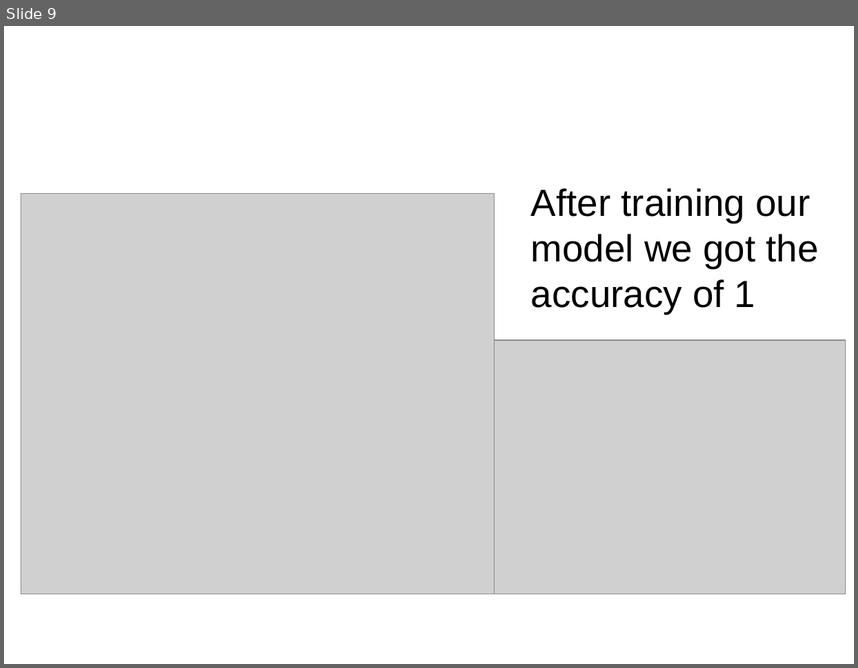
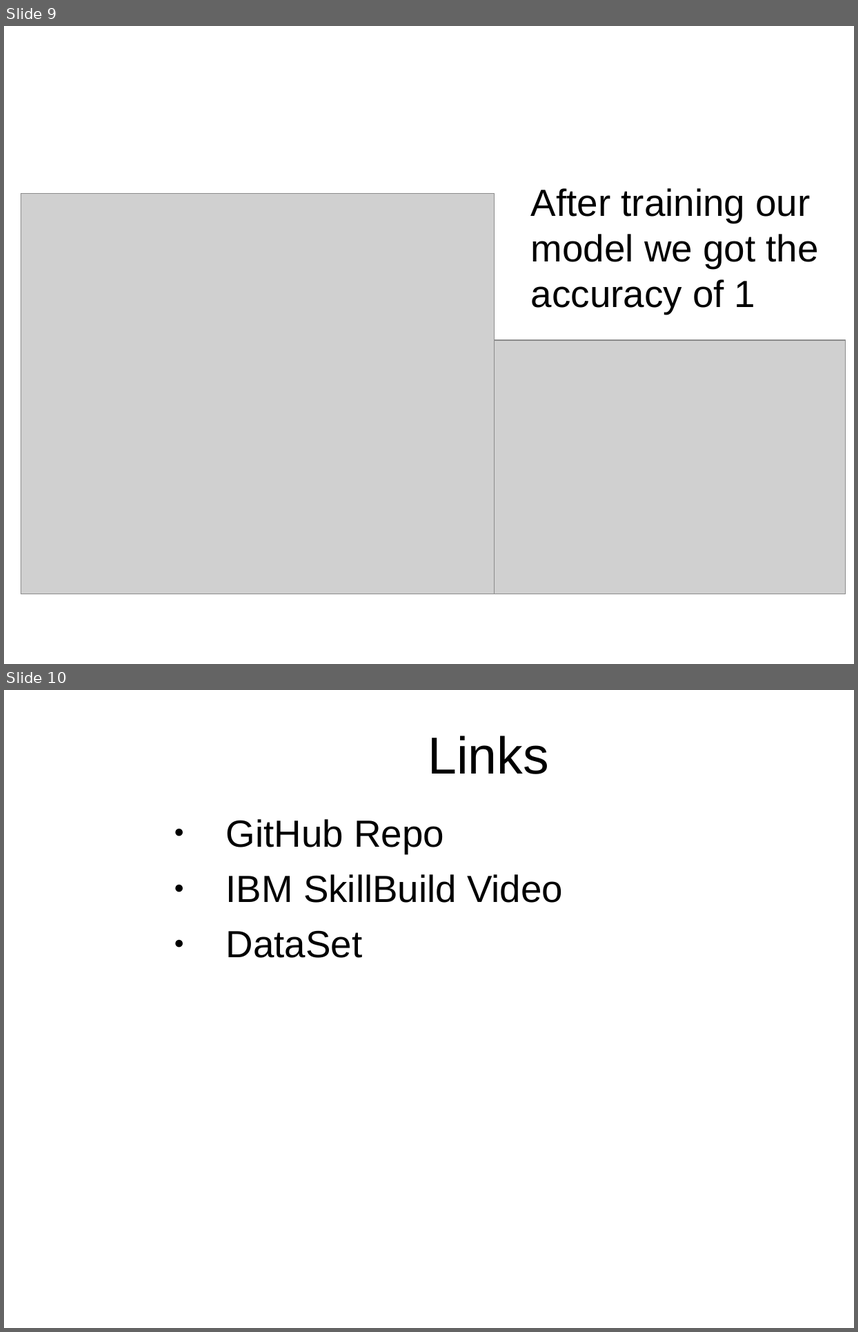
Before and after one commit to ad-dev-2111/MentalFitnessTrackerAICTE, a slide deck: MentalFitnessTracker.ppt. Shown one above the other, each under a label of ours: slide 9 before the commit, slides 9 and 10 after it. The pictures are 858x668 and 858x1332 pixels, drawn with LibreOffice and Linux fonts; fonts in the diff are those of the drawing; grey boxes stand for pictures; background and template pictures are left out. Boxes give left, top, right and bottom in pixels: in the first picture for what was removed or moved away, otherwise in the second. Text is boxed around its words. In the diff, an @@ line names an element or a change of style, - is before the commit and + after.

Commit message:
Final

```diff
--- a/MentalFitnessTracker.ppt
+++ b/MentalFitnessTracker.ppt
@@ slide 10 added at (4, 690, 854, 1328), background picture (left out) @@
@@ title added at (428, 736, 549, 774), 44 pt, text #000000 @@
+Links
@@ text added at (226, 819, 563, 958), 32 pt, text #000000 @@
+● GitHub Repo
+● IBM SkillBuild Video
+● DataSet
```
Also in this commit, not shown: 1 slide removed.
